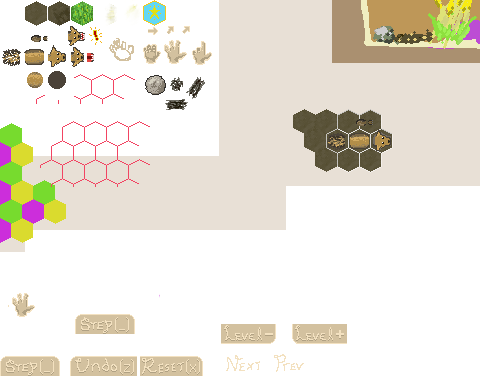
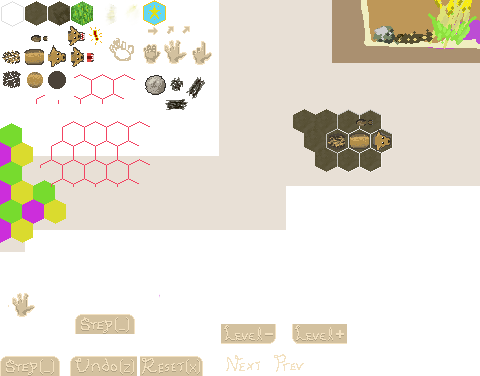
Before/after of a 480 × 376 layered artwork. What changed in the layer stack:
painted on "sablin'" over [3,49,21,88]
painted on "Background" over [1,1,24,27]
